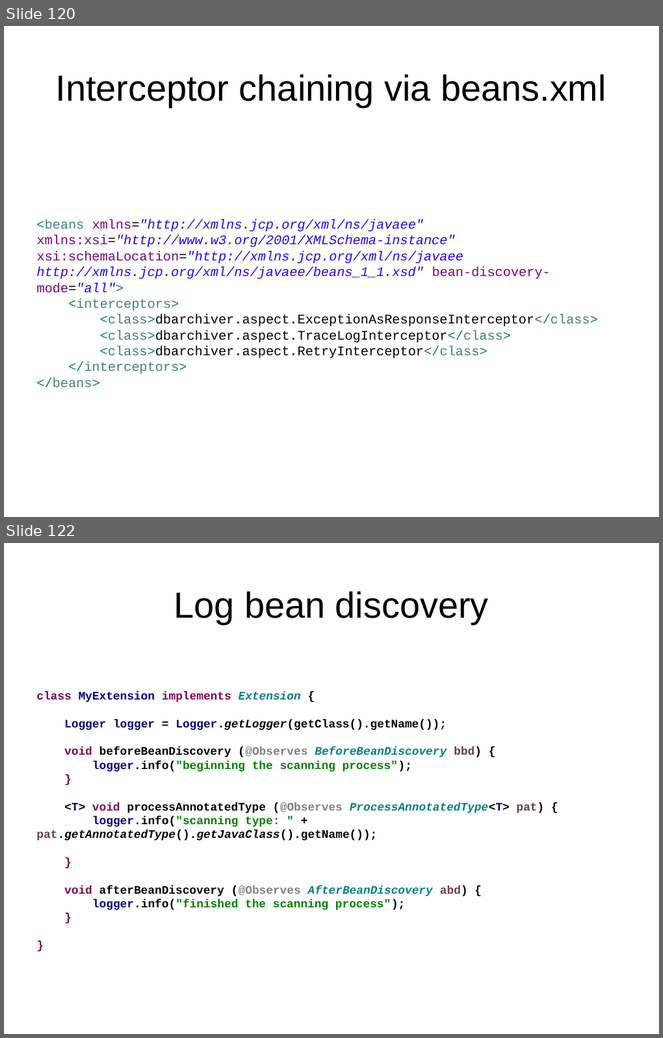
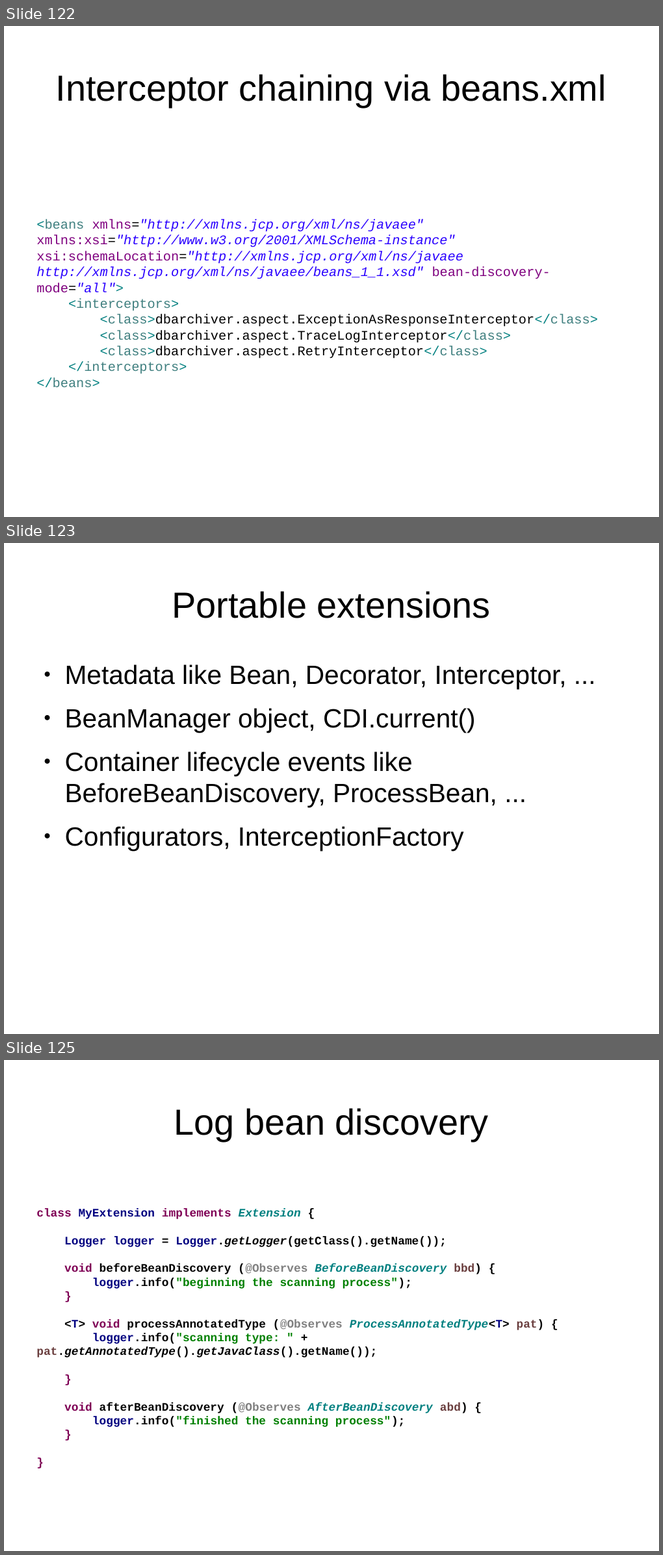
Before and after one commit to FrigoCoder/CDI, a slide deck: CDI.odp. Shown one above the other, each under a label of ours: slides 120 and 122 before the commit, slides 122, 123 and 125 after it; the slides between them are not shown. The pictures are 663x1038 and 663x1555 pixels, drawn with LibreOffice and Linux fonts; fonts in the diff are those of the drawing. Boxes give left, top, right and bottom in pixels: in the first picture for what was removed or moved away, otherwise in the second. Text is boxed around its words. In the diff, an @@ line names an element or a change of style, - is before the commit and + after.

```diff
--- a/CDI.odp
+++ b/CDI.odp
@@ slide 123 added at (4, 543, 659, 1034), background #FFFFFF @@
@@ title added at (172, 591, 491, 618), 44 pt, text #000000 @@
+Portable extensions
@@ text added at (65, 665, 567, 851), 32 pt, text #000000 @@
+● Metadata like Bean, Decorator, Interceptor, ...
+● BeanManager object, CDI.current()
+● Container lifecycle events like BeforeBeanDiscovery, ProcessBean, ...
+● Configurators, InterceptionFactory
@@ what was slide 120 is now slide 122 @@
@@ what was slide 122 is now slide 125 @@
```
Also in this commit, not shown: 1 slide changed, 2 other slides added.
